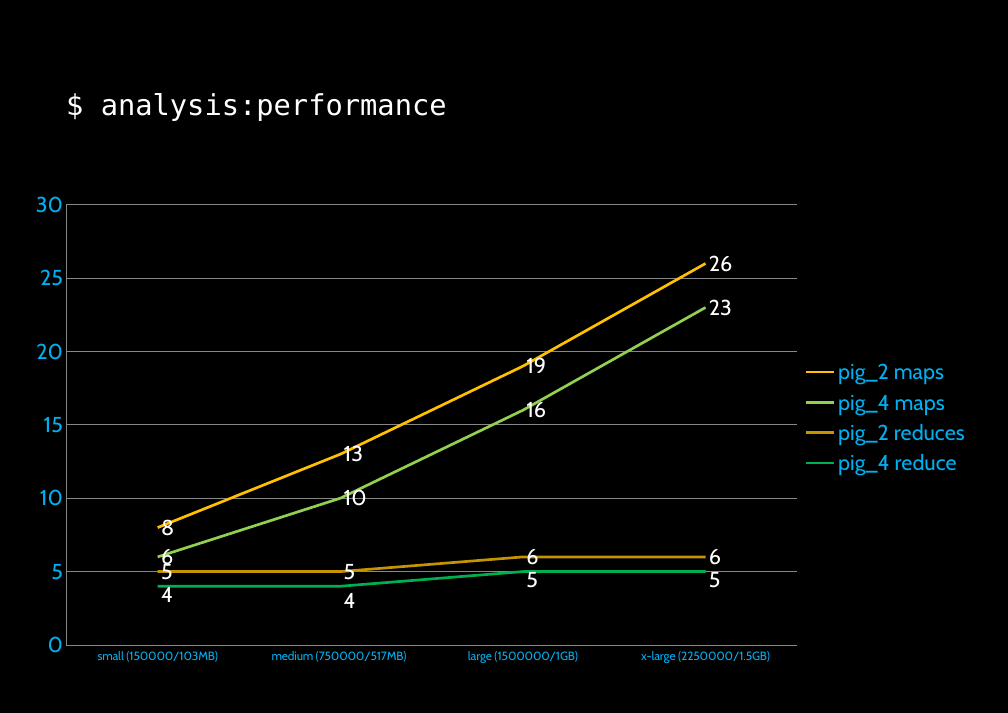
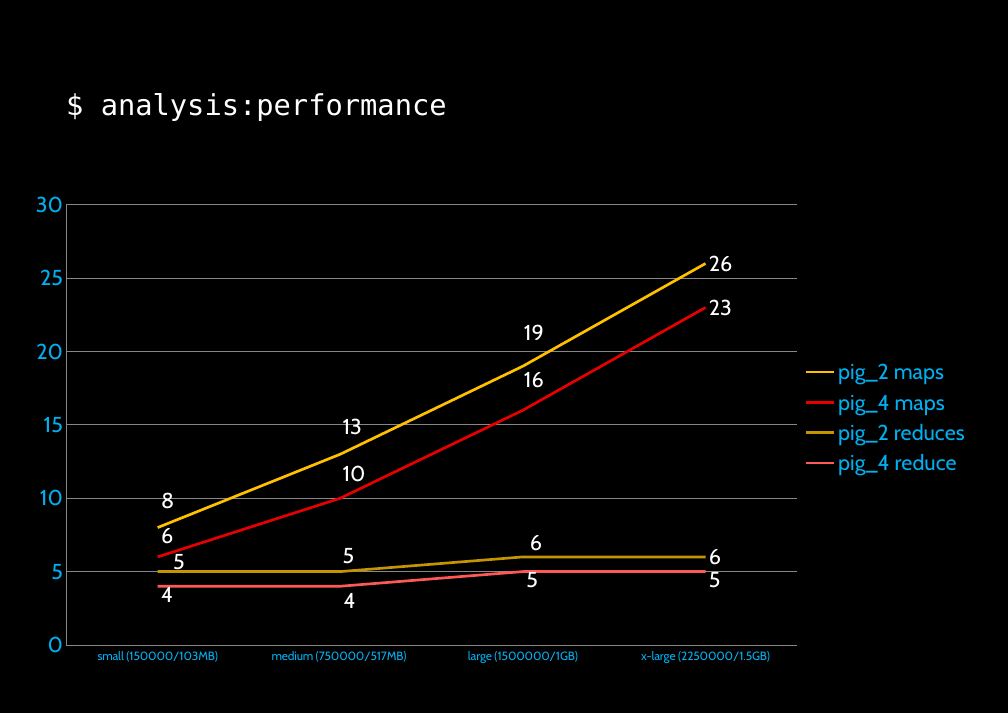
Before and after one commit to dzamurovic/coding-serbia-2014, a slide deck: slide 38 of coding-serbia.pptx (slide 12 before the commit). Drawn at 1008x713 pixels with LibreOffice and Linux fonts; fonts in the diff are those of the drawing. Boxes give left, top, right and bottom in pixels: in the first picture for what was removed or moved away, otherwise in the second. Text is boxed around its words. In the diff, an @@ line names an element or a change of style, - is before the commit and + after.

Commit message:
Working on presentation.

```diff
--- a/coding-serbia.pptx
+++ b/coding-serbia.pptx
@@ line chart at [35,160,980,675] @@
@@ data labels of pig_2 maps changed @@
@@ colour of pig_4 maps #92D050 to #E70000 @@
@@ data labels of pig_4 maps changed @@
@@ data labels of pig_2 reduces changed @@
@@ colour of pig_4 reduce #00B050 to #FF5858 @@
```
Also in this commit, not shown: 3 other slides changed, 29 slides added, 1 other file.
